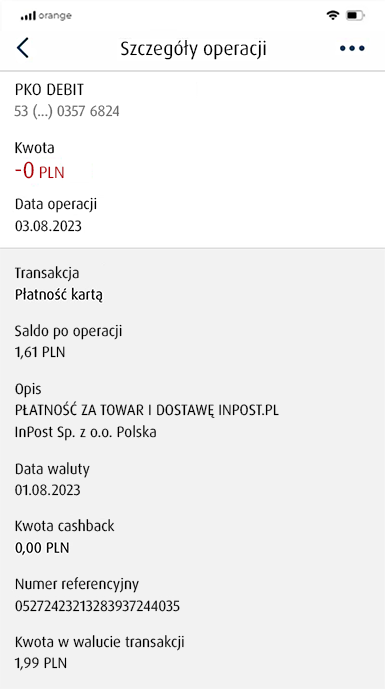
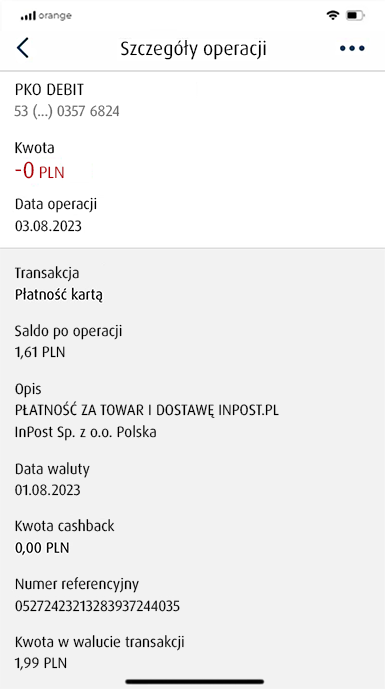
The second 385×689 image is a revision of the first. Changes to its layers:
added layer "Слой 4" above "summa_1" over left=123, top=678, right=265, bottom=686
